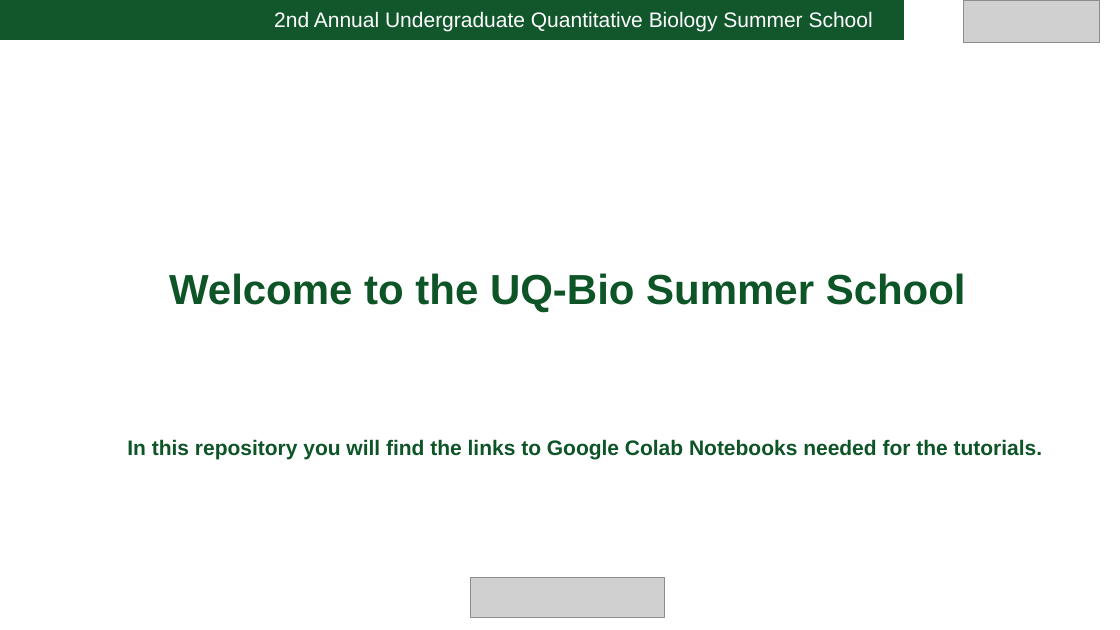
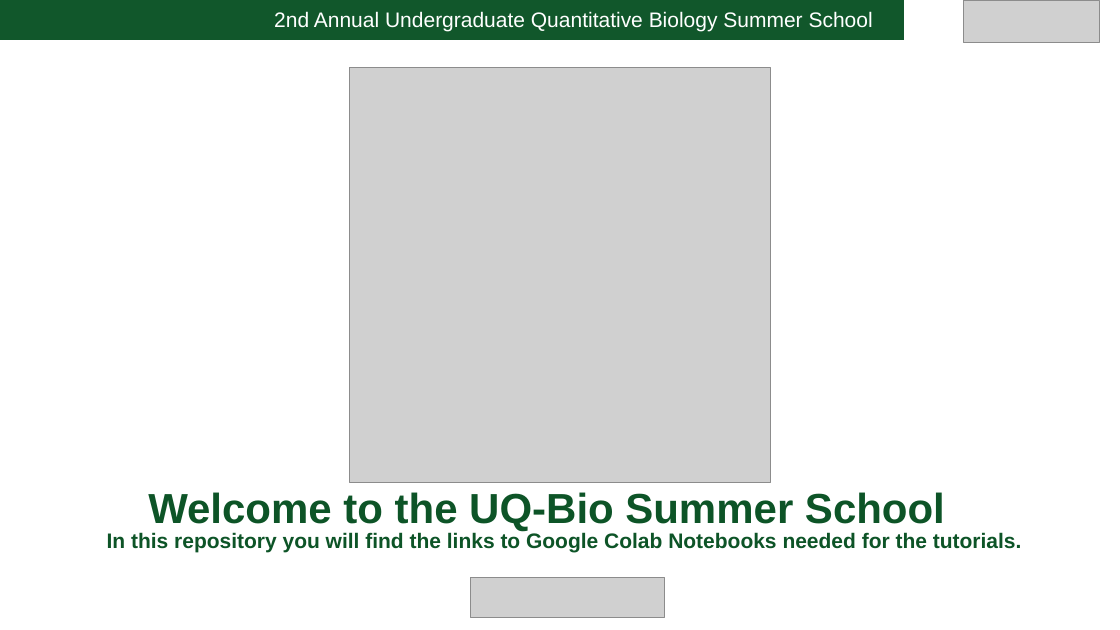
Before and after one commit to MunskyGroup/uqbio2022, a slide deck: slide 1 of templates/intro.pptx. Drawn at 1120x630 pixels with LibreOffice and Linux fonts; fonts in the diff are those of the drawing; grey boxes stand for pictures. Boxes give left, top, right and bottom in pixels: in the first picture for what was removed or moved away, otherwise in the second. Text is boxed around its words. In the diff, an @@ line names an element or a change of style, - is before the commit and + after.

```diff
--- a/templates/intro.pptx
+++ b/templates/intro.pptx
@@ picture added at (350, 68, 770, 483) @@
@@ text "Welcome to the UQ-Bio Summer ...": place and size @@
-text "Welcome to the UQ-Bio Summer ..." at (169, 273, 966, 313)
+text "Welcome to the UQ-Bio Summer ..." at (148, 492, 945, 531)
@@ text "In this repository you will ...": place and size @@
-text "In this repository you will ..." at (127, 439, 1043, 460)
+text "In this repository you will ..." at (107, 532, 1022, 553)
```
Also in this commit, not shown: 2 other files.
